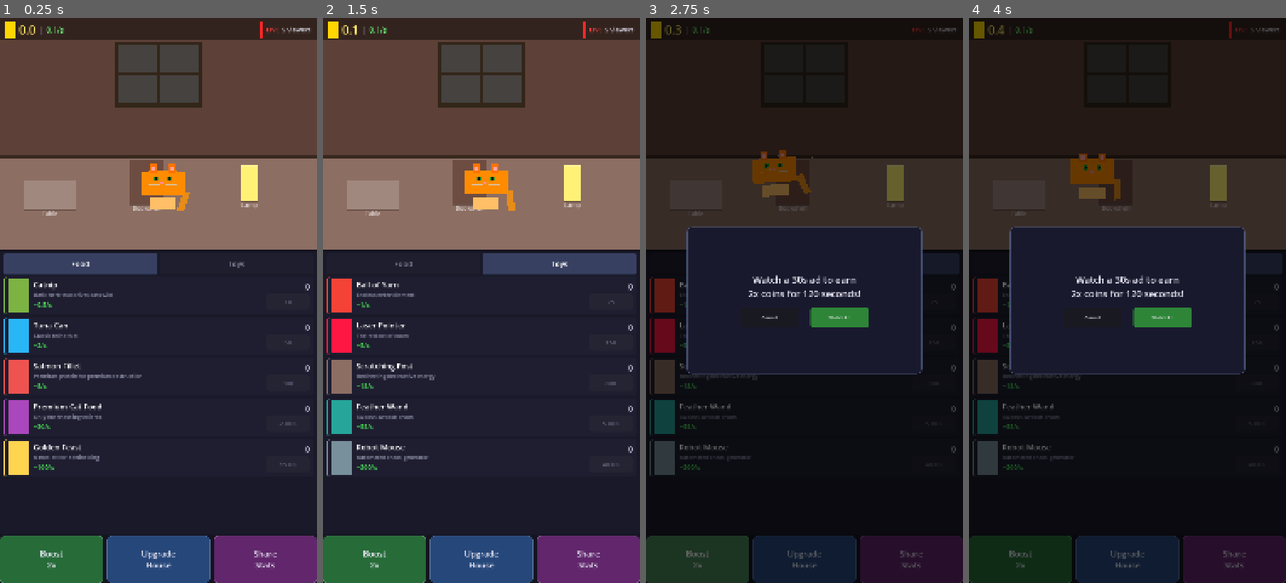
Above: before the commit, frames 1-4 (left to right).
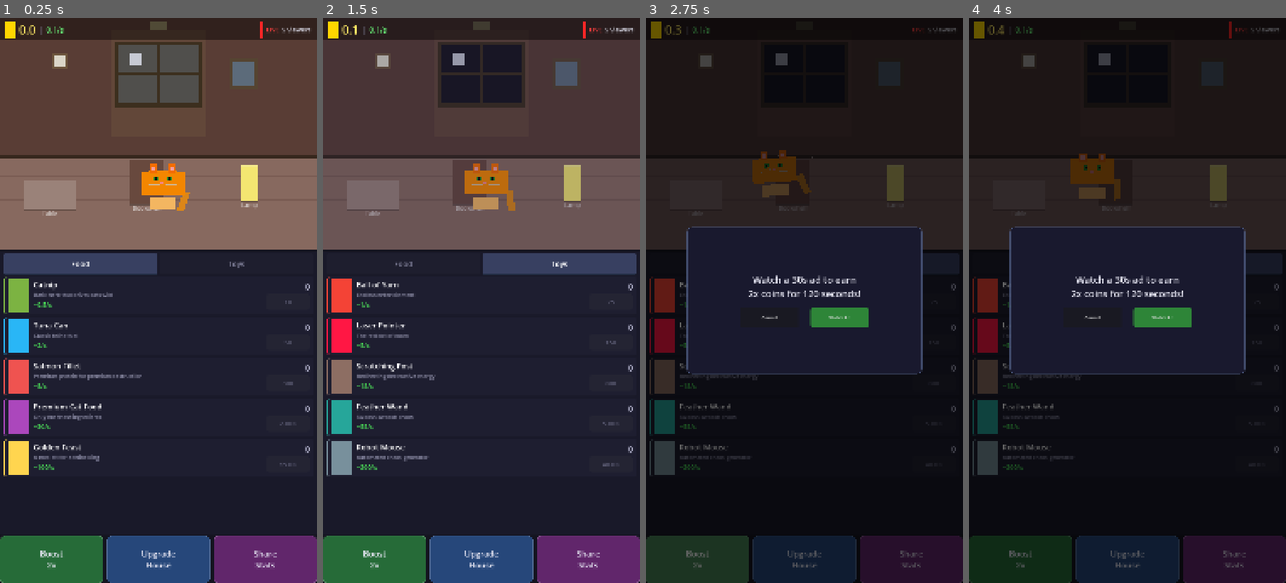
Above: after the commit, the same moments.

Repository: liuchangchangchang/cat-tuber
Game: Godot game, scene res://src/scenes/main_game.tscn
The game is run twice, just before and just after one commit, with the same random seed, the same clock (stepped at 60 frames per second) and the same inputs.
Inputs:
- Up to frame 1 (0.25 s): no input
- Up to frame 2 (1.5 s): click "Food" at 0.5 s; click "Toys" at 1.25 s
- Up to frame 3 (2.75 s): click "Boost 2x" at 2 s
- Up to frame 4 (4 s): click "Upgrade House" at 2.75 s; click "Share Stats" at 3.5 s

The runs differ from the first frame. In frame 1, 0.5% of the frame differs, in the area x 17-81%, y 0-12%; in frame 2, 19%, in the area x 0-100%, y 4-41%; in frame 3, 1.3%; in frame 4, 1.3%.

Commit message:
Add time-of-day lighting system with 5 stages
Uses real system clock for morning/midday/afternoon/evening/night.
Window shows sunlight or moonlight, room lamp turns on at evening/night,
color overlay tints the room. Added wall clock, picture frame, and floor
plank details for a more lived-in room feel.

Co-Authored-By: Claude Opus 4.6 (1M context) <noreply@anthropic.com>

Diff:
--- a/src/scenes/house_view.gd
+++ b/src/scenes/house_view.gd
@@ -6,16 +6,26 @@
 @onready var floor_rect: ColorRect = $Floor
 @onready var furniture_container: Node2D = $FurnitureContainer
 @onready var cat: Control = $Cat
+@onready var window_glass: ColorRect = $WindowGlass
+@onready var sun_rect: ColorRect = $Sun
+@onready var moon_rect: ColorRect = $Moon
+@onready var ceiling_lamp: ColorRect = $CeilingLamp
+@onready var lamp_cord: ColorRect = $LampCord
+@onready var lamp_glow: ColorRect = $LampGlow
+@onready var light_overlay: ColorRect = $LightOverlay
 
 var _furniture_nodes: Array[Control] = []
 var _destruction_timer: float = 0.0
 var _current_target_idx: int = -1
+var _time_check_timer: float = 0.0
+var _current_tod: int = -1
 
 
 func _ready() -> void:
 	GameManager.house_upgraded.connect(_on_house_upgraded)
 	GameManager.tap_earned.connect(_on_tap_earned)
 	_setup_house(GameManager.get_current_house())
+	_update_time_of_day()
 
 
 func _gui_input(event: InputEvent) -> void:
@@ -28,12 +38,35 @@
 
 
 func _process(delta: float) -> void:
-	if _furniture_nodes.is_empty():
+	if not _furniture_nodes.is_empty():
+		_destruction_timer -= delta
+		if _destruction_timer <= 0:
+			_destruction_timer = GameManager.get_destruction_interval()
+			_destroy_random_furniture()
+
+	_time_check_timer += delta
+	if _time_check_timer >= 5.0:
+		_time_check_timer = 0.0
+		_update_time_of_day()
+
+
+func _update_time_of_day() -> void:
+	var tod := DayCycle.get_current_time_of_day()
+	if tod == _current_tod:
 		return
-	_destruction_timer -= delta
-	if _destruction_timer <= 0:
-		_destruction_timer = GameManager.get_destruction_interval()
-		_destroy_random_furniture()
+	_current_tod = tod
+
+	var tween := create_tween().set_parallel(true)
+	tween.tween_property(window_glass, "color", DayCycle.get_window_color(tod), 1.5)
+	tween.tween_property(light_overlay, "color", DayCycle.get_room_tint(tod), 1.5)
+
+	var lamp_on := DayCycle.is_lamp_on(tod)
+	ceiling_lamp.visible = lamp_on
+	lamp_cord.visible = lamp_on
+	lamp_glow.visible = lamp_on
+
+	sun_rect.visible = DayCycle.show_sun(tod)
+	moon_rect.visible = DayCycle.show_moon(tod)
 
 
 func _setup_house(house_data: Dictionary) -> void:
@@ -41,11 +74,9 @@
 		return
 	room_bg.color = Color(house_data.get("room_color", "#5D4037"))
 	floor_rect.color = Color(house_data.get("floor_color", "#8D6E63"))
-	# Clear old furniture
 	for child in furniture_container.get_children():
 		child.queue_free()
 	_furniture_nodes.clear()
-	# Spawn furniture
 	var furniture_list: Array = house_data.get("furniture", [])
 	for fdata in furniture_list:
 		var fnode: Control = FurnitureScene.instantiate()
@@ -53,10 +84,11 @@
 		fnode.position = Vector2(fdata.position[0], fdata.position[1])
 		fnode.setup(fdata)
 		_furniture_nodes.append(fnode)
-	# Position cat
 	if _furniture_nodes.size() > 0:
 		cat.position = Vector2(480, 520)
 	_destruction_timer = GameManager.get_destruction_interval()
+	_current_tod = -1
+	_update_time_of_day()
 
 
 func _destroy_random_furniture() -> void:
@@ -65,10 +97,8 @@
 	var idx := randi() % _furniture_nodes.size()
 	var target: Control = _furniture_nodes[idx]
 	_current_target_idx = idx
-	# Move cat to furniture then destroy
 	var target_pos := target.position + Vector2(-80, 0)
 	cat.move_to(target_pos)
-	# Delay the hit until cat arrives (approximate)
 	var dist := cat.position.distance_to(target_pos)
 	var delay := maxf(0.1, dist / 280.0)
 	get_tree().create_timer(delay).timeout.connect(func():
@@ -99,11 +129,9 @@
 	add_child(label)
 
 	var tween := create_tween()
-	# Pop in
 	label.scale = Vector2(0.5, 0.5)
 	tween.tween_property(label, "scale", Vector2(1.1, 1.1), 0.1)
 	tween.tween_property(label, "scale", Vector2.ONE, 0.05)
-	# Float up and fade
 	tween.tween_property(label, "position:y", pos.y - 80, 0.5)
 	tween.parallel().tween_property(label, "modulate:a", 0.0, 0.5)
 	tween.tween_callback(label.queue_free)
--- a/src/scenes/house_view.tscn
+++ b/src/scenes/house_view.tscn
@@ -29,6 +29,27 @@
 grow_horizontal = 2
 grow_vertical = 2
 color = Color(0.553, 0.431, 0.388, 1)
+
+[node name="FloorStripe1" type="ColorRect" parent="."]
+layout_mode = 1
+anchor_top = 0.68
+anchor_right = 1.0
+offset_bottom = 4.0
+color = Color(0.5, 0.38, 0.34, 1)
+
+[node name="FloorStripe2" type="ColorRect" parent="."]
+layout_mode = 1
+anchor_top = 0.78
+anchor_right = 1.0
+offset_bottom = 4.0
+color = Color(0.5, 0.38, 0.34, 1)
+
+[node name="FloorStripe3" type="ColorRect" parent="."]
+layout_mode = 1
+anchor_top = 0.88
+anchor_right = 1.0
+offset_bottom = 4.0
+color = Color(0.5, 0.38, 0.34, 1)
 
 [node name="WindowFrame" type="ColorRect" parent="."]
 offset_left = 388.0
@@ -58,6 +79,50 @@
 offset_bottom = 290.0
 color = Color(0.2, 0.15, 0.1, 1)
 
+[node name="Sun" type="ColorRect" parent="."]
+visible = false
+offset_left = 435.0
+offset_top = 110.0
+offset_right = 505.0
+offset_bottom = 170.0
+color = Color(1, 0.92, 0.3, 0.85)
+
+[node name="Moon" type="ColorRect" parent="."]
+visible = false
+offset_left = 440.0
+offset_top = 120.0
+offset_right = 480.0
+offset_bottom = 160.0
+color = Color(0.9, 0.92, 1, 0.85)
+
+[node name="WallClock" type="ColorRect" parent="."]
+offset_left = 180.0
+offset_top = 120.0
+offset_right = 230.0
+offset_bottom = 170.0
+color = Color(0.45, 0.35, 0.25, 1)
+
+[node name="WallClockFace" type="ColorRect" parent="."]
+offset_left = 186.0
+offset_top = 126.0
+offset_right = 224.0
+offset_bottom = 164.0
+color = Color(0.9, 0.88, 0.82, 1)
+
+[node name="WallPicture" type="ColorRect" parent="."]
+offset_left = 780.0
+offset_top = 140.0
+offset_right = 880.0
+offset_bottom = 240.0
+color = Color(0.35, 0.28, 0.2, 1)
+
+[node name="WallPictureInner" type="ColorRect" parent="."]
+offset_left = 790.0
+offset_top = 150.0
+offset_right = 870.0
+offset_bottom = 230.0
+color = Color(0.4, 0.55, 0.7, 0.6)
+
 [node name="Baseboard" type="ColorRect" parent="."]
 layout_mode = 1
 anchor_top = 0.6
@@ -74,6 +139,41 @@
 offset_right = 650.0
 offset_bottom = 660.0
 
+[node name="CeilingLamp" type="ColorRect" parent="."]
+visible = false
+offset_left = 510.0
+offset_top = 10.0
+offset_right = 570.0
+offset_bottom = 40.0
+color = Color(0.6, 0.55, 0.4, 1)
+
+[node name="LampCord" type="ColorRect" parent="."]
+visible = false
+offset_left = 538.0
+offset_top = 0.0
+offset_right = 542.0
+offset_bottom = 12.0
+color = Color(0.3, 0.3, 0.3, 1)
+
+[node name="LampGlow" type="ColorRect" parent="."]
+visible = false
+offset_left = 380.0
+offset_top = 40.0
+offset_right = 700.0
+offset_bottom = 400.0
+mouse_filter = 2
+color = Color(1, 0.9, 0.5, 0.06)
+
+[node name="LightOverlay" type="ColorRect" parent="."]
+layout_mode = 1
+anchors_preset = 15
+anchor_right = 1.0
+anchor_bottom = 1.0
+grow_horizontal = 2
+grow_vertical = 2
+mouse_filter = 2
+color = Color(0, 0, 0, 0)
+
 [node name="TopBarBG" type="ColorRect" parent="."]
 layout_mode = 1
 anchors_preset = 10
--- /dev/null
+++ b/src/systems/day_cycle.gd
@@ -0,0 +1,74 @@
+class_name DayCycle
+
+enum TimeOfDay { MORNING, MIDDAY, AFTERNOON, EVENING, MIDNIGHT }
+
+
+static func get_current_time_of_day() -> int:
+	var hour: int = Time.get_time_dict_from_system().hour
+	if hour >= 6 and hour < 10:
+		return TimeOfDay.MORNING
+	elif hour >= 10 and hour < 14:
+		return TimeOfDay.MIDDAY
+	elif hour >= 14 and hour < 18:
+		return TimeOfDay.AFTERNOON
+	elif hour >= 18 and hour < 22:
+		return TimeOfDay.EVENING
+	else:
+		return TimeOfDay.MIDNIGHT
+
+
+static func get_window_color(tod: int) -> Color:
+	match tod:
+		TimeOfDay.MORNING:
+			return Color(1, 0.88, 0.6, 0.35)
+		TimeOfDay.MIDDAY:
+			return Color(0.85, 0.93, 1, 0.3)
+		TimeOfDay.AFTERNOON:
+			return Color(1, 0.78, 0.45, 0.3)
+		TimeOfDay.EVENING:
+			return Color(0.08, 0.08, 0.22, 0.85)
+		TimeOfDay.MIDNIGHT:
+			return Color(0.03, 0.03, 0.1, 0.92)
+	return Color.TRANSPARENT
+
+
+static func get_room_tint(tod: int) -> Color:
+	match tod:
+		TimeOfDay.MORNING:
+			return Color(1, 0.92, 0.7, 0.06)
+		TimeOfDay.MIDDAY:
+			return Color(1, 1, 1, 0.0)
+		TimeOfDay.AFTERNOON:
+			return Color(1, 0.82, 0.5, 0.08)
+		TimeOfDay.EVENING:
+			return Color(0.2, 0.2, 0.4, 0.18)
+		TimeOfDay.MIDNIGHT:
+			return Color(0.08, 0.08, 0.2, 0.28)
+	return Color.TRANSPARENT
+
+
+static func is_lamp_on(tod: int) -> bool:
+	return tod == TimeOfDay.EVENING or tod == TimeOfDay.MIDNIGHT
+
+
+static func show_sun(tod: int) -> bool:
+	return tod == TimeOfDay.MORNING or tod == TimeOfDay.MIDDAY or tod == TimeOfDay.AFTERNOON
+
+
+static func show_moon(tod: int) -> bool:
+	return tod == TimeOfDay.MIDNIGHT
+
+
+static func get_time_label(tod: int) -> String:
+	match tod:
+		TimeOfDay.MORNING:
+			return "Morning"
+		TimeOfDay.MIDDAY:
+			return "Midday"
+		TimeOfDay.AFTERNOON:
+			return "Afternoon"
+		TimeOfDay.EVENING:
+			return "Evening"
+		TimeOfDay.MIDNIGHT:
+			return "Night"
+	return ""
